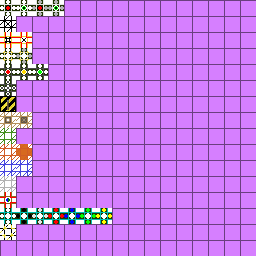
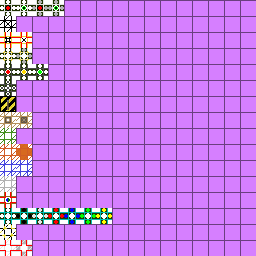
The second (256, 256) image is a revision of the first. Changes to its layers:
added layer "15*16+0 power iron" above "14*16+0 stripes" over (0, 240, 32, 256)
painted on "Ebene 6" over (0, 240, 32, 256)
